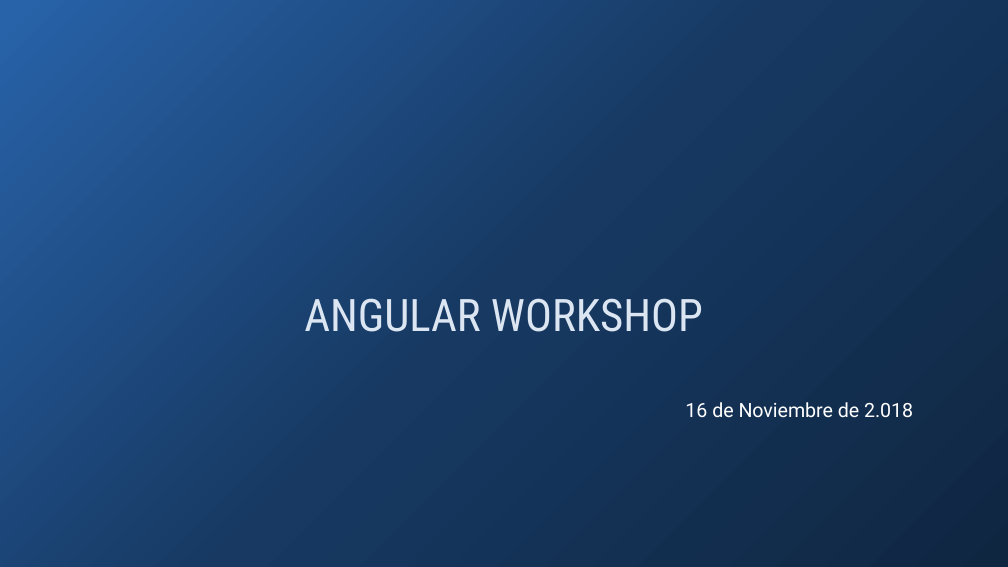
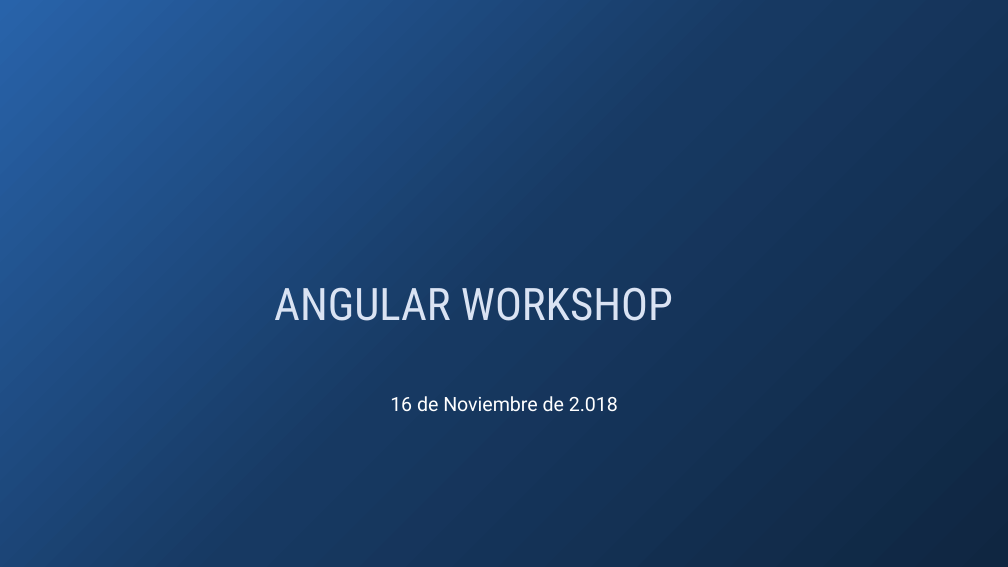
Before and after one commit to rached193/AngularWorkshop-20181116, a slide deck: slide 1 of 03_compodoc/03_compodoc.pptx. Drawn at 1008x567 pixels with LibreOffice and Linux fonts; fonts in the diff are those of the drawing; background and template pictures are left out. Boxes give left, top, right and bottom in pixels: in the first picture for what was removed or moved away, otherwise in the second. Text is boxed around its words. In the diff, an @@ line names an element or a change of style, - is before the commit and + after.

```diff
--- a/03_compodoc/03_compodoc.pptx
+++ b/03_compodoc/03_compodoc.pptx
@@ title "ANGULAR WORKSHOP": place and size @@
-title "ANGULAR WORKSHOP" at [304, 298, 703, 332]
+title "ANGULAR WORKSHOP" at [274, 287, 673, 321]
@@ title "ANGULAR WORKSHOP" at [274, 287, 673, 321]: text colour #DCE6F2 to #DAE3F3; alignment centre to left; line spacing 1 to 0.9; vertical alignment middle to top @@
@@ text "16 de Noviembre de 2.018": place and size @@
-text "16 de Noviembre de 2.018" at [685, 402, 913, 418]
+text "16 de Noviembre de 2.018" at [390, 396, 618, 412]
```
Also in this commit, not shown: 2 other slides changed, 29 other files.
